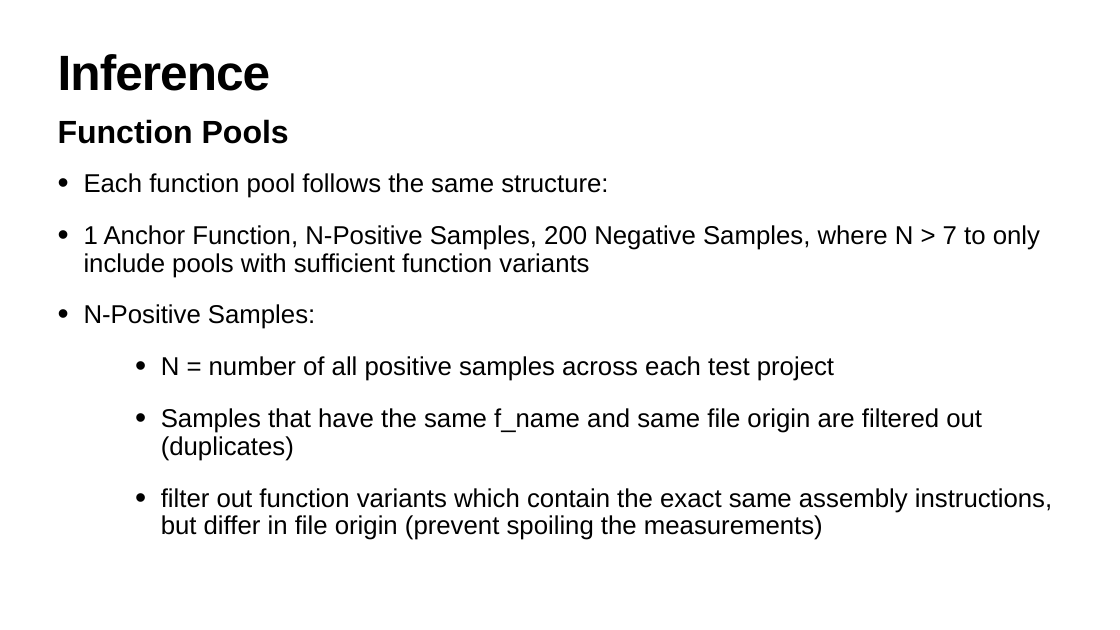
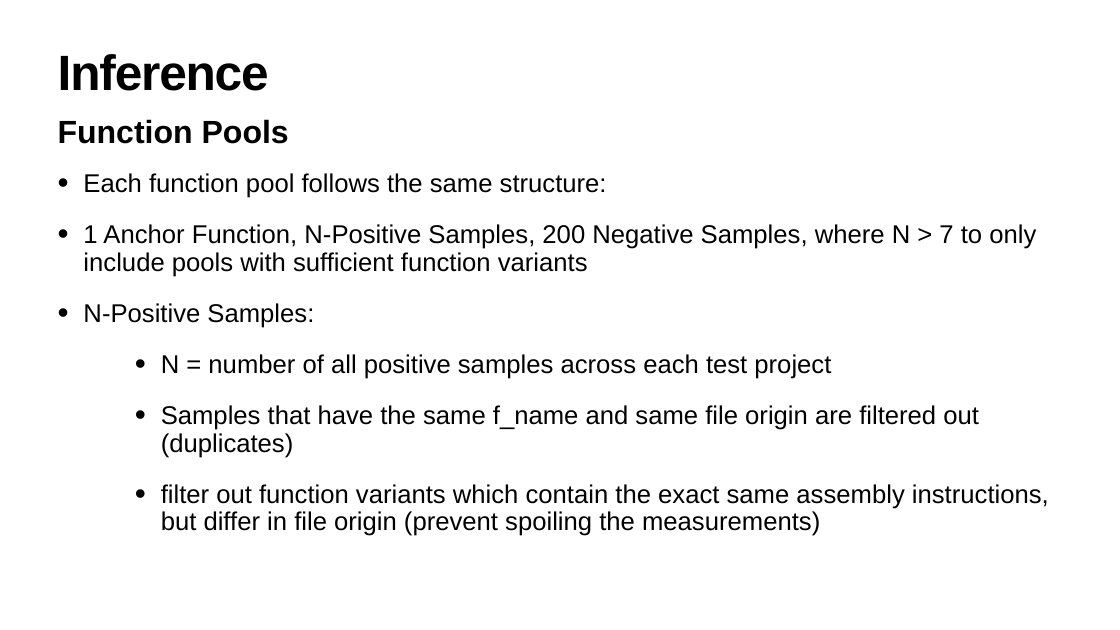
Before and after one commit to julig3ccd/BinAI, a slide deck: slide 6 of presentation/final_presentation.pptx (slide 5 before the commit). Drawn at 1120x630 pixels with LibreOffice and Linux fonts; fonts in the diff are those of the drawing. Boxes give left, top, right and bottom in pixels: in the first picture for what was removed or moved away, otherwise in the second. Text is boxed around its words. In the diff, an @@ line names an element or a change of style, - is before the commit and + after.

```diff
--- a/presentation/final_presentation.pptx
+++ b/presentation/final_presentation.pptx
@@ title "Inference" at bbox=[58, 54, 269, 91]: letter spacing -1.7 to -2 pt @@
@@ text "Each function pool follows the ..." at bbox=[83, 173, 1049, 536]: size 44.2 to 44 pt; less space between paragraphs @@
```
Also in this commit, not shown: 8 other slides changed.
